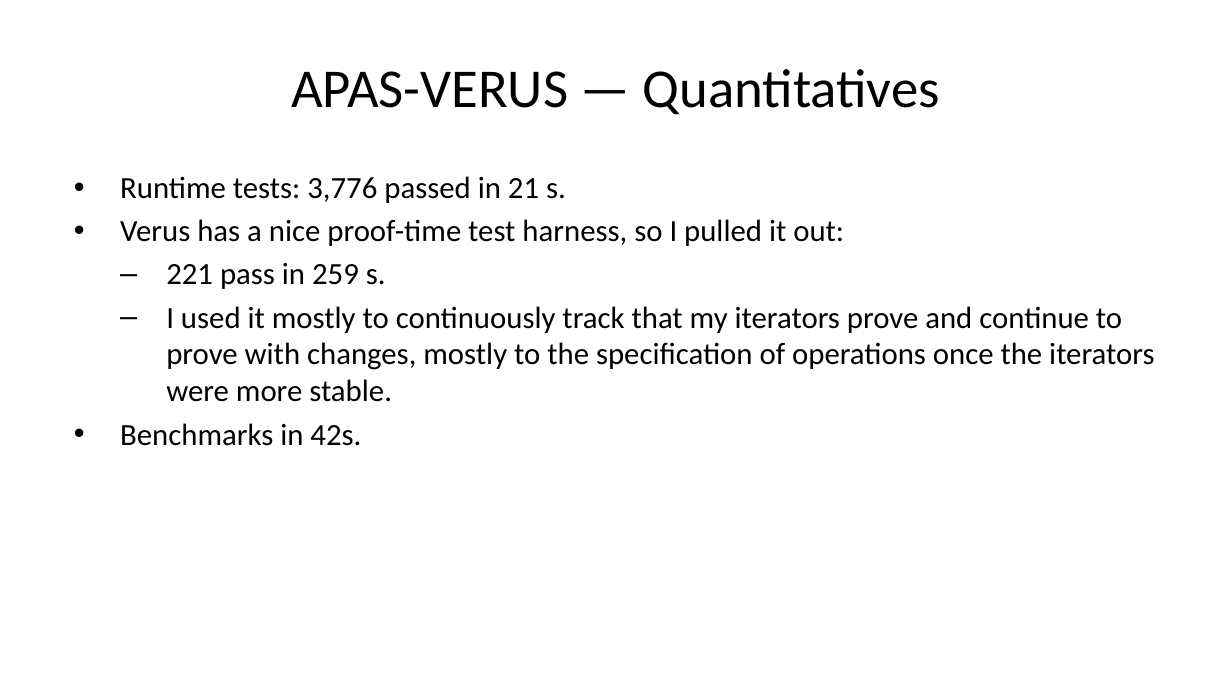
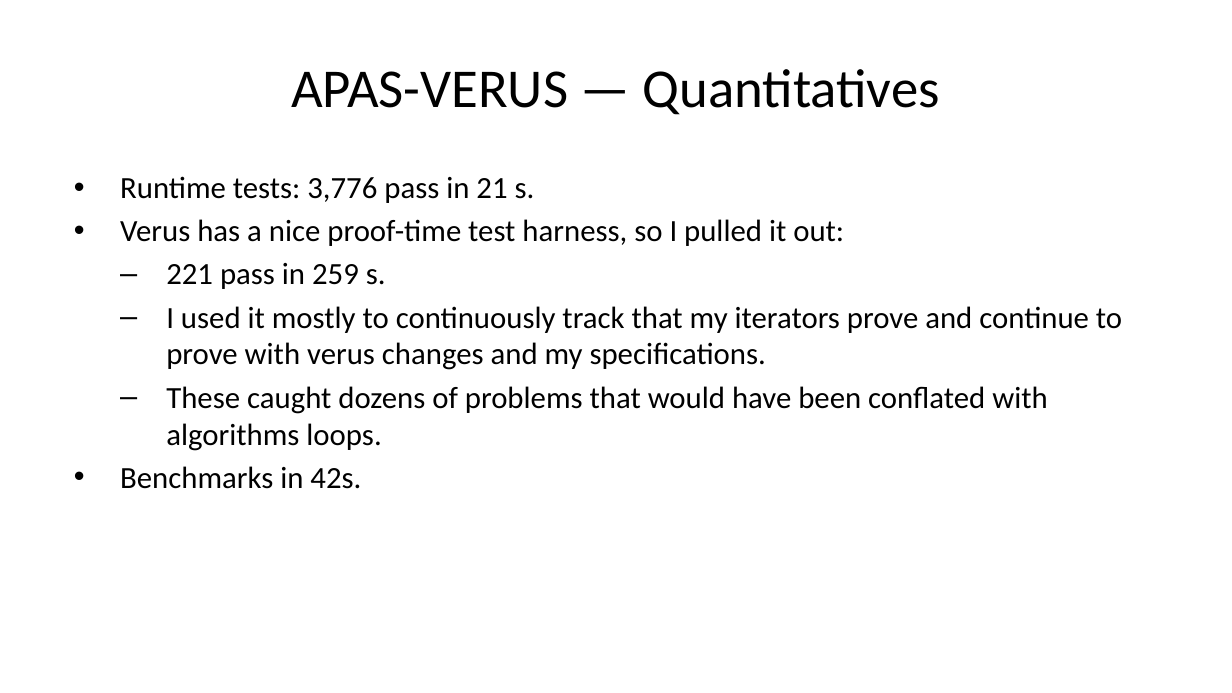
Before and after one commit to briangmilnes/APAS-VERUS, a slide deck: slide 32 of lectures/slidesMSR.pptx. Drawn at 1232x693 pixels with LibreOffice and Linux fonts; fonts in the diff are those of the drawing. Boxes give left, top, right and bottom in pixels: in the first picture for what was removed or moved away, otherwise in the second. Text is boxed around its words. In the diff, an @@ line names an element or a change of style, - is before the commit and + after.

```diff
--- a/lectures/slidesMSR.pptx
+++ b/lectures/slidesMSR.pptx
@@ text at (120, 176, 535, 203): text changed @@
-• Runtime tests: 3,776 passed in 21 s.
+• Runtime tests: 3,776 pass in 21 s.
@@ text at (166, 306, 1122, 451): text changed @@
-  – I used it mostly to continuously track that my iterators prove and continue to prove with changes, mostly to the specification of operations once the iterators were more stable.
+  – I used it mostly to continuously track that my iterators prove and continue to prove with verus changes and my specifications.
+  – These caught dozens of problems that would have been conflated with algorithms loops.
```
Also in this commit, not shown: 14 other slides changed, 2 slides added, 1 slide removed, 2 other files.
